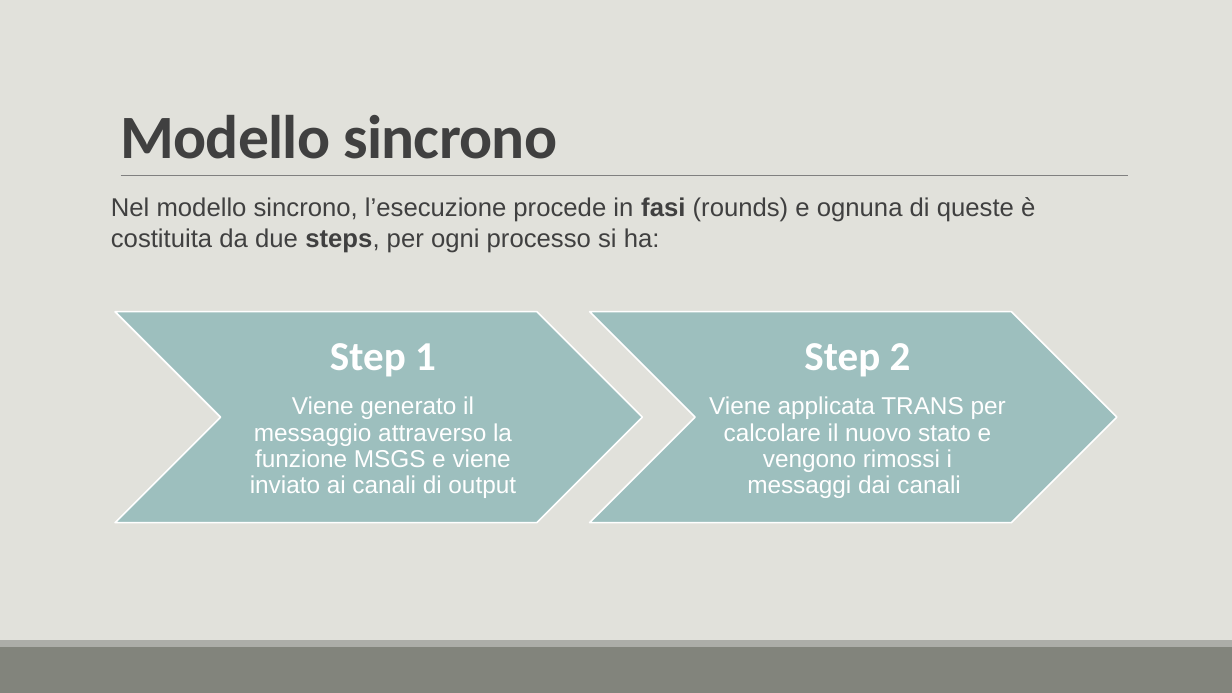
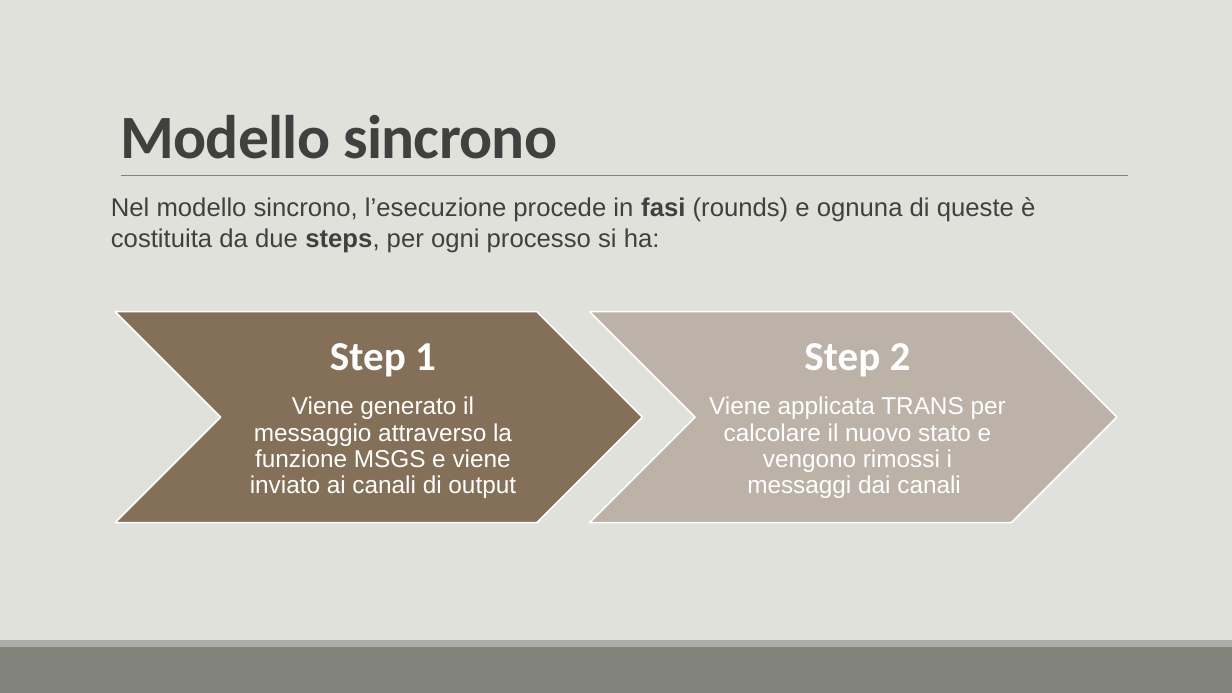
Before and after one commit to lory9894University/mcad, a slide deck: slide 7 of Prensentazione_V2.pptx. Drawn at 1232x693 pixels with LibreOffice and Linux fonts; fonts in the diff are those of the drawing. Boxes give left, top, right and bottom in pixels: in the first picture for what was removed or moved away, otherwise in the second. Text is boxed around its words. In the diff, an @@ line names an element or a change of style, - is before the commit and + after.

```diff
--- a/Prensentazione_V2.pptx
+++ b/Prensentazione_V2.pptx
@@ chevron at bbox=[116, 311, 643, 522]: fill #9DBFBE to #857158 @@
@@ chevron at bbox=[590, 311, 1117, 522]: fill #9DBFBE to #BCB2A8 @@
```
Also in this commit, not shown: 12 other slides changed, 6 slides added, 4 slides removed, 1 other file.
